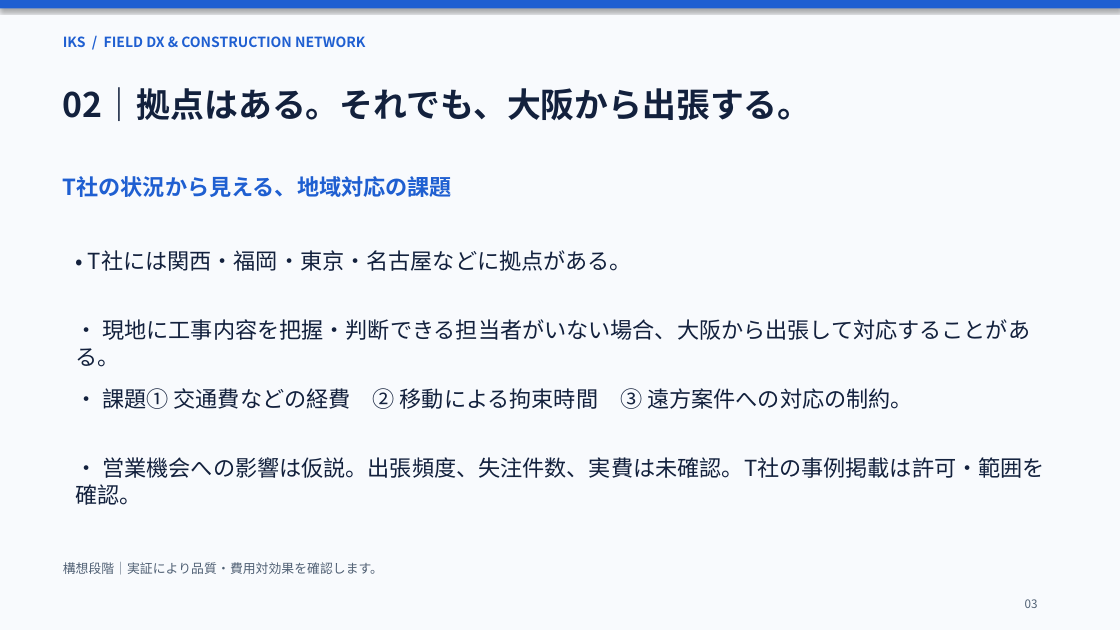
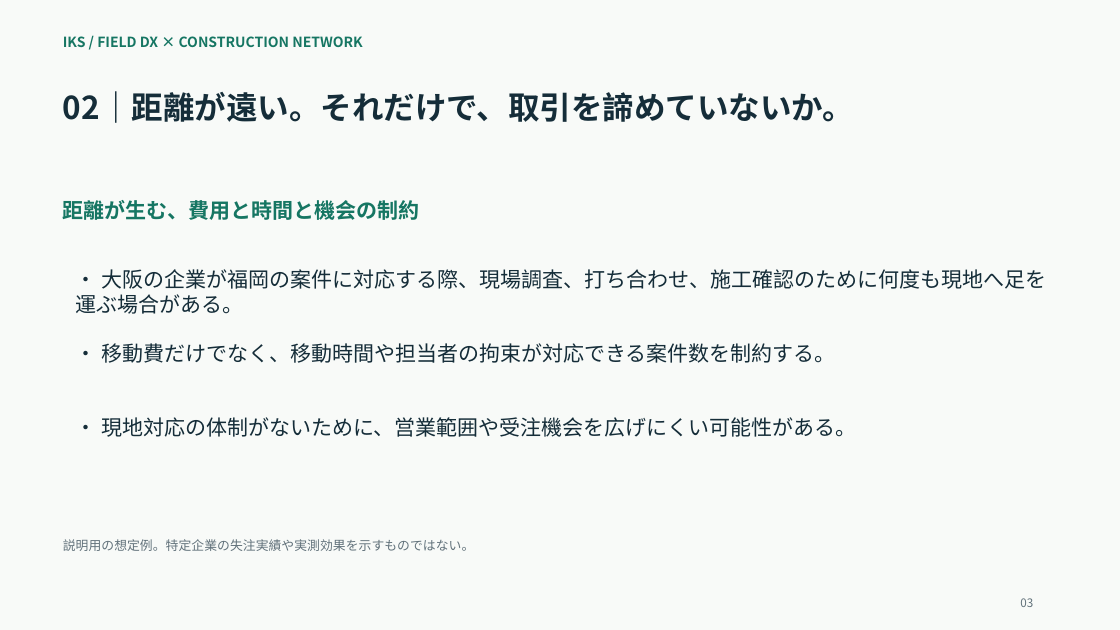
Before and after one commit to kametyosu/IKS-HP, a slide deck: slide 3 of proposal.pptx. Drawn at 1120x630 pixels with LibreOffice and Linux fonts; fonts in the diff are those of the drawing. Boxes give left, top, right and bottom in pixels: in the first picture for what was removed or moved away, otherwise in the second. Text is boxed around its words. In the diff, an @@ line names an element or a change of style, - is before the commit and + after.

```diff
--- a/proposal.pptx
+++ b/proposal.pptx
@@ background #F8FAFD to #F8FAF8 @@
@@ rectangle removed at (0,0,1120,8) @@
@@ text at (63,36,362,47): text changed; text colour #1F5FD1 to #167663 @@
-IKS / FIELD DX & CONSTRUCTION NETWORK
+IKS / FIELD DX × CONSTRUCTION NETWORK
@@ text at (63,91,854,123): text changed; size 29 to 27 pt; text colour #13213D to #152D39 @@
-02｜拠点はある。それでも、大阪から出張する。
+02｜距離が遠い。それだけで、取引を諦めていないか。
@@ text added at (63,200,420,220), 18 pt, text #167663, bold @@
+距離が生む、費用と時間と機会の制約
@@ text at (75,269,1046,314): text changed; size 19 to 18 pt; text colour #1F5FD1 to #152D39; bold off @@
-T社の状況から見える、地域対応の課題
+• 大阪の企業が福岡の案件に対応する際、現場調査、打ち合わせ、施工確認のために何度も現地へ足を運ぶ場合がある。
@@ text at (101,343,836,363): text changed; size 19 to 18 pt; text colour #13213D to #152D39 @@
-• T社には関西・福岡・東京・名古屋などに拠点がある。
+• 移動費だけでなく、移動時間や担当者の拘束が対応できる案件数を制約する。
@@ text removed at (102,388,912,409) @@
-• 課題① 交通費などの経費 ② 移動による拘束時間 ③ 遠方案件への対応の制約。
@@ text at (101,417,856,437): text changed; size 19 to 18 pt; text colour #13213D to #152D39 @@
-• 現地に工事内容を把握・判断できる担当者がいない場合、大阪から出張して対応することがある。
+• 現地対応の体制がないために、営業範囲や受注機会を広げにくい可能性がある。
@@ text removed at (75,457,1044,505) @@
-• 営業機会への影響は仮説。出張頻度、失注件数、実費は未確認。T社の事例掲載は許可・範囲を確認。
@@ text at (63,539,475,551): text changed; text colour #506074 to #62727B @@
-構想段階｜実証により品質・費用対効果を確認します。
+説明用の想定例。特定企業の失注実績や実測効果を示すものではない。
@@ text "03" at (1020,598,1033,607): text colour #506074 to #62727B; less space between paragraphs @@
```
Also in this commit, not shown: 6 other slides changed, 3 slides added, 3 slides removed, 4 other files.
